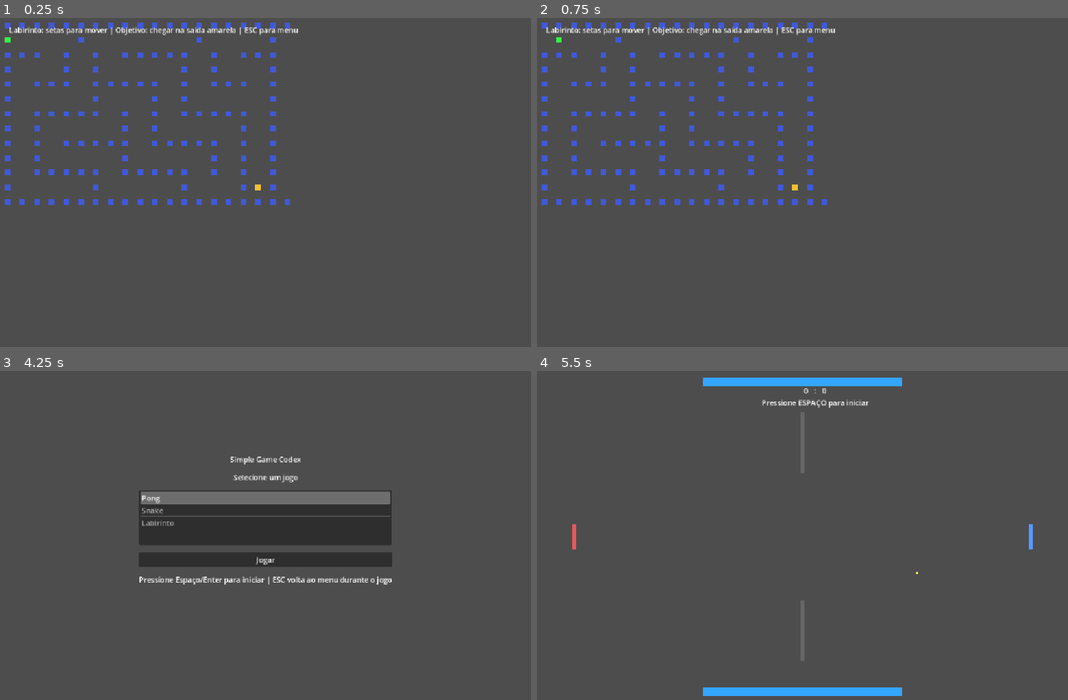
Above: before the commit, frames 1-4 (two rows, left to right).
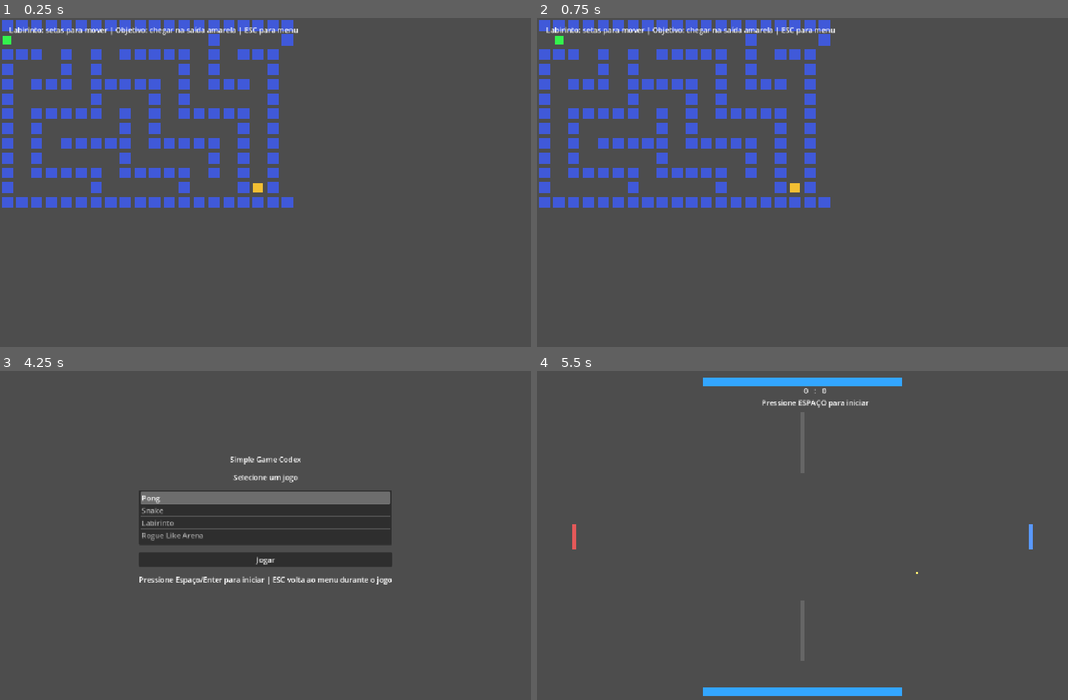
Above: after the commit, the same moments.

Repository: vmagione/Simple-games-prototypes
Game: Godot game, scene res://Scenes/Maze.tscn
The game is run twice, just before and just after one commit, with the same random seed, the same clock (stepped at 60 frames per second) and the same inputs. This scene is started directly instead of the project's main scene.
Inputs:
- Up to frame 1 (0.25 s): no input
- Up to frame 2 (0.75 s): tap Enter (ui_accept) at 0.5 s; hold Right (ui_right) from 0.53 s (still down); hold Enter (ui_accept) from 0.53 s (still down)
- Up to frame 3 (4.25 s): release Right (ui_right) at 1.28 s; release Enter (ui_accept) at 1.28 s; hold Down (ui_down) 1.28-2.03 s; tap Enter (ui_accept) at 1.35, 1.52, 1.82, 2, 2.85, 3.02, 3.32, 3.5 s; hold Right (ui_right) 2.03-2.78 s; hold Enter (ui_accept) 2.03-2.78 s; hold Up (ui_up) 2.78-3.53 s; hold Left (ui_left) from 3.53 s (still down); hold Enter (ui_accept) from 3.53 s (still down); tap Escape (ui_cancel) at 4.15 s
- Up to frame 4 (5.5 s): release Left (ui_left) at 4.25 s; release Enter (ui_accept) at 4.25 s; click "Jogar" at 4.25 s; tap Space at 5 s; hold Left (ui_left) from 5.03 s (still down); tap Enter (ui_accept) at 5.1, 5.27 s

The runs differ from the first frame. In frame 1, 7.3% of the frame differs, in the area x 0-56%, y 0-58%; in frame 2, 7.3%; in frame 3, 0.3%; in frame 4, nothing differs.

Commit message:
Corrige labirinto e adiciona modo rogue like

Diff:
--- /dev/null
+++ b/Scenes/RogueLike.tscn
@@ -0,0 +1,29 @@
+[gd_scene load_steps=2 format=3]
+
+[ext_resource type="Script" path="res://Scripts/rogue_like_game.gd" id="1_rogue"]
+
+[node name="RogueLike" type="Node2D"]
+script = ExtResource("1_rogue")
+
+[node name="Walls" type="Node2D" parent="."]
+
+[node name="Enemies" type="Node2D" parent="."]
+
+[node name="Bullets" type="Node2D" parent="."]
+
+[node name="Player" type="Sprite2D" parent="."]
+
+[node name="SpawnTimer" type="Timer" parent="."]
+wait_time = 1.2
+
+[node name="ShootTimer" type="Timer" parent="."]
+wait_time = 0.28
+
+[node name="CanvasLayer" type="CanvasLayer" parent="."]
+
+[node name="InfoLabel" type="Label" parent="CanvasLayer"]
+offset_left = 20.0
+offset_top = 14.0
+offset_right = 1140.0
+offset_bottom = 52.0
+text = "Rogue Like"
--- a/Scripts/maze_game.gd
+++ b/Scripts/maze_game.gd
@@ -1,9 +1,10 @@
 extends Node2D
 
 const CELL_SIZE := 32
+const WALL_SCALE := Vector2(1.0, 1.0)
 const MAZE_LAYOUT := [
 	"####################",
-	"S....#.......#....#",
+	"S.............#....#",
 	"###.#.#.#####.#.###",
 	"#...#.#.....#.#...#",
 	"#.###.#####.#.###.#",
@@ -70,12 +71,12 @@
 			var cell = row[x]
 			var grid_pos := Vector2i(x, y)
 			if cell == "#":
-				_add_square(walls_container, grid_pos, Color(0.25, 0.35, 0.85, 1.0))
+				_add_square(walls_container, grid_pos, Color(0.25, 0.35, 0.85, 1.0), WALL_SCALE)
 			elif cell == "S":
 				_start_cell = grid_pos
 			elif cell == "E":
 				_exit_cell = grid_pos
-				_add_square(exit_container, grid_pos, Color(0.95, 0.75, 0.2, 1.0))
+				_add_square(exit_container, grid_pos, Color(0.95, 0.75, 0.2, 1.0), Vector2(0.9, 0.9))
 
 func _reset_player() -> void:
 	_won = false
@@ -106,13 +107,13 @@
 	for child in player_container.get_children():
 		child.queue_free()
 
-	_add_square(player_container, _player_cell, Color(0.2, 0.95, 0.3, 1.0))
+	_add_square(player_container, _player_cell, Color(0.2, 0.95, 0.3, 1.0), Vector2(0.8, 0.8))
 
-func _add_square(parent: Node2D, cell: Vector2i, color: Color) -> void:
+func _add_square(parent: Node2D, cell: Vector2i, color: Color, scale_size: Vector2) -> void:
 	var sprite := Sprite2D.new()
 	sprite.texture = _square_texture
 	sprite.modulate = color
-	sprite.scale = Vector2(0.5, 0.5)
+	sprite.scale = scale_size
 	sprite.position = Vector2(cell * CELL_SIZE) + Vector2(CELL_SIZE / 2, CELL_SIZE / 2)
 	parent.add_child(sprite)
 
--- a/Scripts/menu.gd
+++ b/Scripts/menu.gd
@@ -5,7 +5,8 @@
 const GAMES := [
 	{"name": "Pong", "scene": "res://Scenes/Main.tscn"},
 	{"name": "Snake", "scene": "res://Scenes/Snake.tscn"},
-	{"name": "Labirinto", "scene": "res://Scenes/Maze.tscn"}
+	{"name": "Labirinto", "scene": "res://Scenes/Maze.tscn"},
+	{"name": "Rogue Like Arena", "scene": "res://Scenes/RogueLike.tscn"}
 ]
 
 func _ready() -> void:
--- /dev/null
+++ b/Scripts/rogue_like_game.gd
@@ -0,0 +1,246 @@
+extends Node2D
+
+const GRID_SIZE := 24
+const GRID_WIDTH := 48
+const GRID_HEIGHT := 30
+const PLAYER_SPEED := 240.0
+const BULLET_SPEED := 420.0
+const SHOOT_INTERVAL := 0.28
+const PLAYER_MAX_HP := 12
+
+const ENEMY_TYPES := [
+	{
+		"name": "Scout",
+		"color": Color(1.0, 0.3, 0.3, 1.0),
+		"hp": 1,
+		"speed": 70.0,
+		"points": 10,
+		"weight": 50
+	},
+	{
+		"name": "Brute",
+		"color": Color(1.0, 0.55, 0.2, 1.0),
+		"hp": 3,
+		"speed": 48.0,
+		"points": 25,
+		"weight": 35
+	},
+	{
+		"name": "Tank",
+		"color": Color(0.75, 0.2, 1.0, 1.0),
+		"hp": 6,
+		"speed": 34.0,
+		"points": 55,
+		"weight": 15
+	}
+]
+
+@onready var walls_container: Node2D = $Walls
+@onready var player_sprite: Sprite2D = $Player
+@onready var enemies_container: Node2D = $Enemies
+@onready var bullets_container: Node2D = $Bullets
+@onready var info_label: Label = $CanvasLayer/InfoLabel
+@onready var spawn_timer: Timer = $SpawnTimer
+@onready var shoot_timer: Timer = $ShootTimer
+
+var _square_texture: Texture2D
+var _arena_rect := Rect2(Vector2(GRID_SIZE, GRID_SIZE), Vector2((GRID_WIDTH - 2) * GRID_SIZE, (GRID_HEIGHT - 2) * GRID_SIZE))
+var _score := 0
+var _player_hp := PLAYER_MAX_HP
+var _game_over := false
+
+func _ready() -> void:
+	_square_texture = preload("res://Assets/Sprites/Square.png")
+	seed(Time.get_unix_time_from_system())
+	_draw_walls()
+	_reset_game()
+	spawn_timer.timeout.connect(_on_spawn_timer_timeout)
+	shoot_timer.timeout.connect(_on_shoot_timer_timeout)
+	spawn_timer.start()
+	shoot_timer.start()
+
+func _process(delta: float) -> void:
+	if _game_over:
+		return
+	_handle_player_movement(delta)
+	_update_enemies(delta)
+	_update_bullets(delta)
+	_check_enemy_collisions_with_player()
+	_update_label()
+
+func _unhandled_input(event: InputEvent) -> void:
+	if event.is_action_pressed("ui_cancel"):
+		get_tree().change_scene_to_file("res://Scenes/Menu.tscn")
+		return
+
+	if _game_over and event.is_action_pressed("ui_accept"):
+		_reset_game()
+
+func _handle_player_movement(delta: float) -> void:
+	var input_vector := Input.get_vector("ui_left", "ui_right", "ui_up", "ui_down")
+	if input_vector == Vector2.ZERO:
+		return
+
+	player_sprite.position += input_vector.normalized() * PLAYER_SPEED * delta
+	player_sprite.position.x = clamp(player_sprite.position.x, _arena_rect.position.x, _arena_rect.end.x)
+	player_sprite.position.y = clamp(player_sprite.position.y, _arena_rect.position.y, _arena_rect.end.y)
+
+func _update_enemies(delta: float) -> void:
+	for enemy in enemies_container.get_children():
+		var to_player := player_sprite.position - enemy.position
+		if to_player.length() > 0.1:
+			enemy.position += to_player.normalized() * enemy.get_meta("speed") * delta
+
+func _update_bullets(delta: float) -> void:
+	for bullet in bullets_container.get_children():
+		bullet.position += bullet.get_meta("velocity") * delta
+		if not _is_inside_arena(bullet.position):
+			bullet.queue_free()
+			continue
+
+		for enemy in enemies_container.get_children():
+			if bullet.position.distance_to(enemy.position) <= GRID_SIZE * 0.5:
+				var current_hp: int = enemy.get_meta("hp")
+				current_hp -= 1
+				if current_hp <= 0:
+					_score += enemy.get_meta("points")
+					enemy.queue_free()
+				else:
+					enemy.set_meta("hp", current_hp)
+				bullet.queue_free()
+				break
+
+func _check_enemy_collisions_with_player() -> void:
+	for enemy in enemies_container.get_children():
+		if enemy.position.distance_to(player_sprite.position) <= GRID_SIZE * 0.6:
+			_player_hp -= 1
+			enemy.queue_free()
+			if _player_hp <= 0:
+				_set_game_over()
+				return
+
+func _on_spawn_timer_timeout() -> void:
+	if _game_over:
+		return
+
+	var enemy_data := _pick_enemy_type()
+	var enemy := Sprite2D.new()
+	enemy.texture = _square_texture
+	enemy.modulate = enemy_data["color"]
+	enemy.scale = Vector2(0.75, 0.75)
+	enemy.position = _random_border_position()
+	enemy.set_meta("hp", enemy_data["hp"])
+	enemy.set_meta("speed", enemy_data["speed"])
+	enemy.set_meta("points", enemy_data["points"])
+	enemies_container.add_child(enemy)
+
+	spawn_timer.wait_time = max(0.4, spawn_timer.wait_time - 0.015)
+
+func _on_shoot_timer_timeout() -> void:
+	if _game_over:
+		return
+	if enemies_container.get_child_count() == 0:
+		return
+
+	var target := _get_closest_enemy()
+	if target == null:
+		return
+
+	var direction := (target.position - player_sprite.position).normalized()
+	var bullet := Sprite2D.new()
+	bullet.texture = _square_texture
+	bullet.modulate = Color(0.9, 1.0, 0.6, 1.0)
+	bullet.scale = Vector2(0.35, 0.35)
+	bullet.position = player_sprite.position
+	bullet.set_meta("velocity", direction * BULLET_SPEED)
+	bullets_container.add_child(bullet)
+
+func _draw_walls() -> void:
+	for child in walls_container.get_children():
+		child.queue_free()
+
+	for x in GRID_WIDTH:
+		_add_square(walls_container, Vector2i(x, 0), Color(0.25, 0.35, 0.85, 1.0), Vector2(1.0, 1.0))
+		_add_square(walls_container, Vector2i(x, GRID_HEIGHT - 1), Color(0.25, 0.35, 0.85, 1.0), Vector2(1.0, 1.0))
+
+	for y in GRID_HEIGHT:
+		_add_square(walls_container, Vector2i(0, y), Color(0.25, 0.35, 0.85, 1.0), Vector2(1.0, 1.0))
+		_add_square(walls_container, Vector2i(GRID_WIDTH - 1, y), Color(0.25, 0.35, 0.85, 1.0), Vector2(1.0, 1.0))
+
+func _reset_game() -> void:
+	_game_over = false
+	_score = 0
+	_player_hp = PLAYER_MAX_HP
+	spawn_timer.wait_time = 1.2
+	shoot_timer.wait_time = SHOOT_INTERVAL
+
+	for enemy in enemies_container.get_children():
+		enemy.queue_free()
+	for bullet in bullets_container.get_children():
+		bullet.queue_free()
+
+	player_sprite.texture = _square_texture
+	player_sprite.modulate = Color(0.2, 0.95, 0.3, 1.0)
+	player_sprite.scale = Vector2(0.9, 0.9)
+	player_sprite.position = _arena_rect.position + _arena_rect.size * 0.5
+
+	_update_label()
+	spawn_timer.start()
+	shoot_timer.start()
+
+func _set_game_over() -> void:
+	_game_over = true
+	spawn_timer.stop()
+	shoot_timer.stop()
+	_update_label()
+
+func _pick_enemy_type() -> Dictionary:
+	var total_weight := 0
+	for enemy_type in ENEMY_TYPES:
+		total_weight += enemy_type["weight"]
+
+	var random_value := randi() % total_weight
+	for enemy_type in ENEMY_TYPES:
+		random_value -= enemy_type["weight"]
+		if random_value < 0:
+			return enemy_type
+	return ENEMY_TYPES[0]
+
+func _get_closest_enemy() -> Sprite2D:
+	var closest_enemy: Sprite2D = null
+	var best_distance := INF
+
+	for enemy in enemies_container.get_children():
+		var distance := enemy.position.distance_squared_to(player_sprite.position)
+		if distance < best_distance:
+			best_distance = distance
+			closest_enemy = enemy
+
+	return closest_enemy
+
+func _random_border_position() -> Vector2:
+	var side := randi() % 4
+	if side == 0:
+		return Vector2(randi_range(_arena_rect.position.x, _arena_rect.end.x), _arena_rect.position.y)
+	if side == 1:
+		return Vector2(randi_range(_arena_rect.position.x, _arena_rect.end.x), _arena_rect.end.y)
+	if side == 2:
+		return Vector2(_arena_rect.position.x, randi_range(_arena_rect.position.y, _arena_rect.end.y))
+	return Vector2(_arena_rect.end.x, randi_range(_arena_rect.position.y, _arena_rect.end.y))
+
+func _is_inside_arena(position: Vector2) -> bool:
+	return position.x >= _arena_rect.position.x and position.x <= _arena_rect.end.x and position.y >= _arena_rect.position.y and position.y <= _arena_rect.end.y
+
+func _add_square(parent: Node2D, cell: Vector2i, color: Color, scale_size: Vector2) -> void:
+	var sprite := Sprite2D.new()
+	sprite.texture = _square_texture
+	sprite.modulate = color
+	sprite.scale = scale_size
+	sprite.position = Vector2(cell * GRID_SIZE) + Vector2(GRID_SIZE / 2, GRID_SIZE / 2)
+	parent.add_child(sprite)
+
+func _update_label() -> void:
+	if _game_over:
+		info_label.text = "Rogue Like | Pontos: %d | Você perdeu! Enter reinicia | ESC menu" % _score
+	else:
+		info_label.text = "Rogue Like | Vida: %d | Pontos: %d | Mova com setas/wasd | ESC menu" % [_player_hp, _score]
